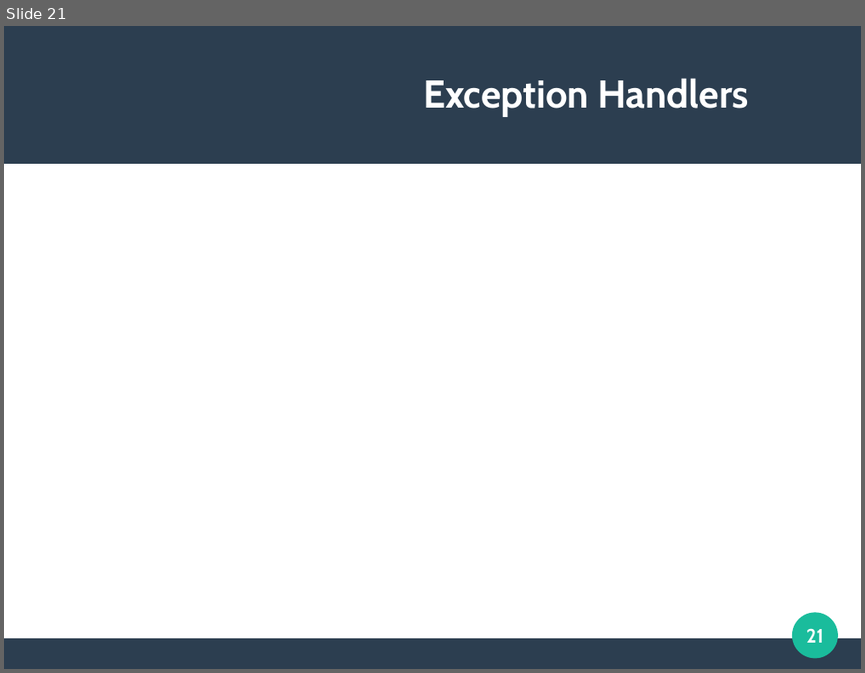
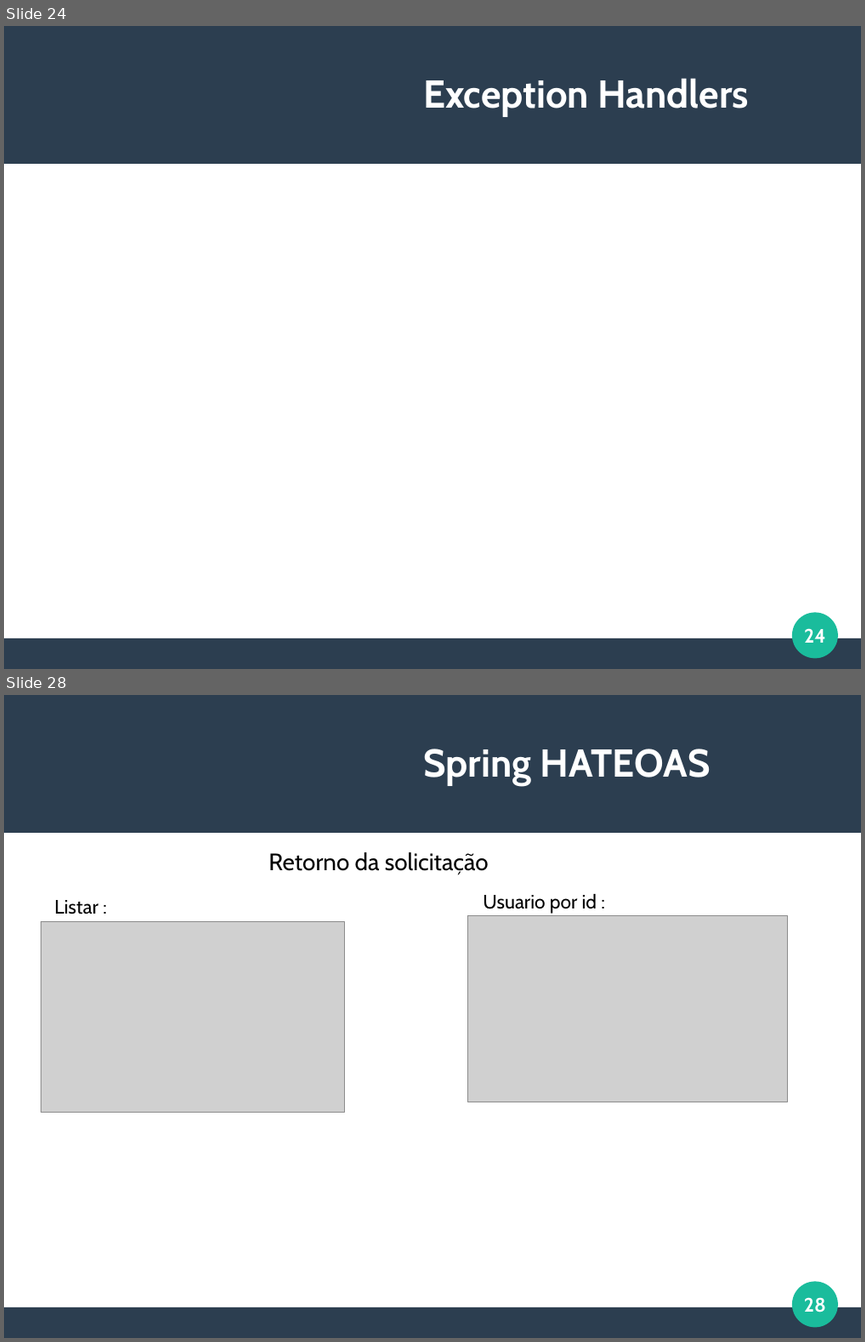
Before and after one commit to viniciusFortti/test, a slide deck: Apresentação/QuartaApresentacaoSpring.odp. Shown one above the other, each under a label of ours: slide 21 before the commit, slides 24 and 28 after it; the slides between them are not shown. The pictures are 865x673 and 865x1342 pixels, drawn with LibreOffice and Linux fonts; fonts in the diff are those of the drawing; grey boxes stand for pictures. Boxes give left, top, right and bottom in pixels: in the first picture for what was removed or moved away, otherwise in the second. Text is boxed around its words. In the diff, an @@ line names an element or a change of style, - is before the commit and + after.

```diff
--- a/Apresentação/QuartaApresentacaoSpring.odp
+++ b/Apresentação/QuartaApresentacaoSpring.odp
@@ slide 28 added at (4,695,861,1338), background #FFFFFF; not listed: 3 template elements that a slide beside it also shows @@
@@ title added at (423,749,710,786), 36 pt, text #FFFFFF, bold @@
+Spring HATEOAS
@@ text added at (268,852,488,875), 22 pt, text #000000 @@
+Retorno da solicitação
@@ text added at (483,894,597,913), 18 pt, text #000000 @@
+Usuario por id :
@@ picture added at (41,921,345,1112) @@
@@ text added at (54,900,98,914), 18 pt, text #000000 @@
+Listar :
@@ picture added at (467,915,787,1101) @@
@@ page number added at (804,1297,826,1312), 18 pt, text #FFFFFF, bold @@
+28
@@ what was slide 21 is now slide 24 @@
@@ page number at (804,628,825,642): text changed @@
-21
+24
```
Also in this commit, not shown: 5 slides changed, 9 other slides added, 5 slides removed, 4 other files.
